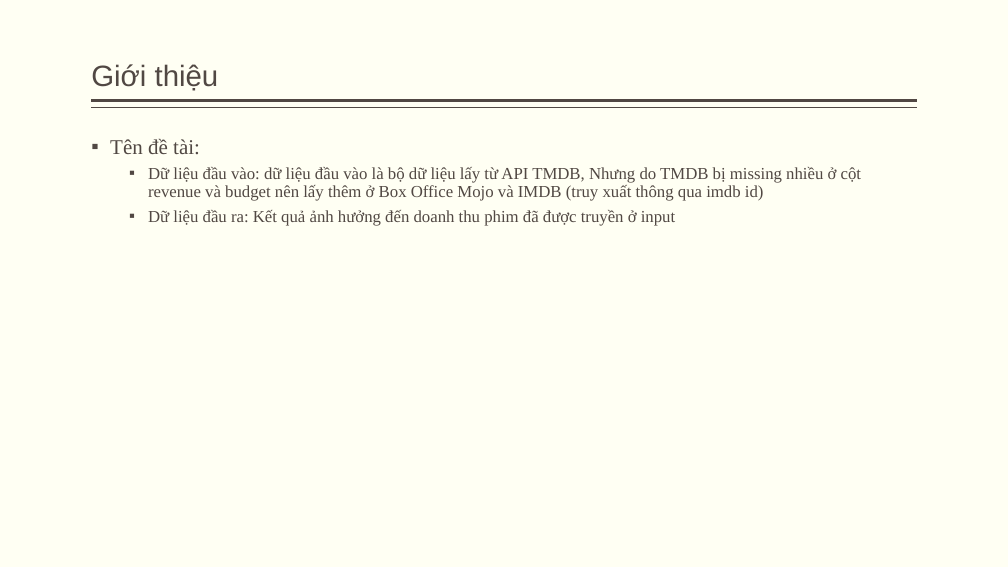
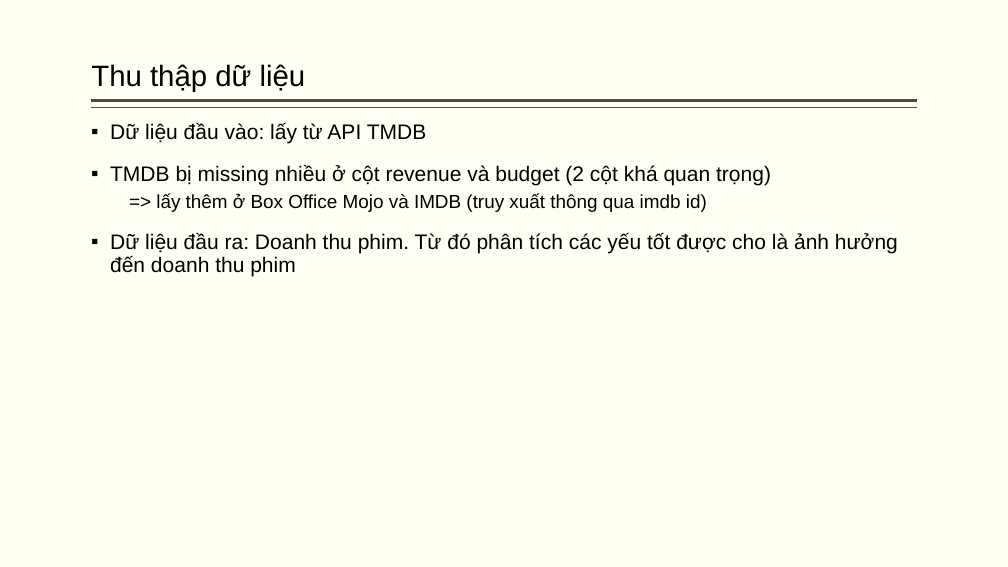
Before and after one commit to Tuan-Lee-23/Data-Science-Final-Project, a slide deck: slide 4 of reports/Slide.pptx (slide 3 before the commit). Drawn at 1008x567 pixels with LibreOffice and Linux fonts; fonts in the diff are those of the drawing. Boxes give left, top, right and bottom in pixels: in the first picture for what was removed or moved away, otherwise in the second. Text is boxed around its words. In the diff, an @@ line names an element or a change of style, - is before the commit and + after.

```diff
--- a/reports/Slide.pptx
+++ b/reports/Slide.pptx
@@ title at [91,64,306,92]: text changed; text colour #514843 to #000000 @@
-Giới thiệu
+Thu thập dữ liệu
@@ text at [110,123,898,276]: text changed; size 16 to 20 pt; font Times New Roman to Arial; text colour #514843 to #000000 @@
-▪ Tên đề tài:
-  ▪ Dữ liệu đầu vào: dữ liệu đầu vào là bộ dữ liệu lấy từ API TMDB, Nhưng do TMDB bị missing nhiều ở cột revenue và budget nên lấy thêm ở Box Office Mojo và IMDB (truy xuất thông qua imdb id)
-  ▪ Dữ liệu đầu ra: Kết quả ảnh hưởng đến doanh thu phim đã được truyền ở input
+▪ Dữ liệu đầu vào: lấy từ API TMDB
+▪ TMDB bị missing nhiều ở cột revenue và budget (2 cột khá quan trọng)
+  => lấy thêm ở Box Office Mojo và IMDB (truy xuất thông qua imdb id)
+▪ Dữ liệu đầu ra: Doanh thu phim. Từ đó phân tích các yếu tốt được cho là ảnh hưởng đến doanh thu phim
```
Also in this commit, not shown: 22 other slides changed, 9 slides added, 8 slides removed.
